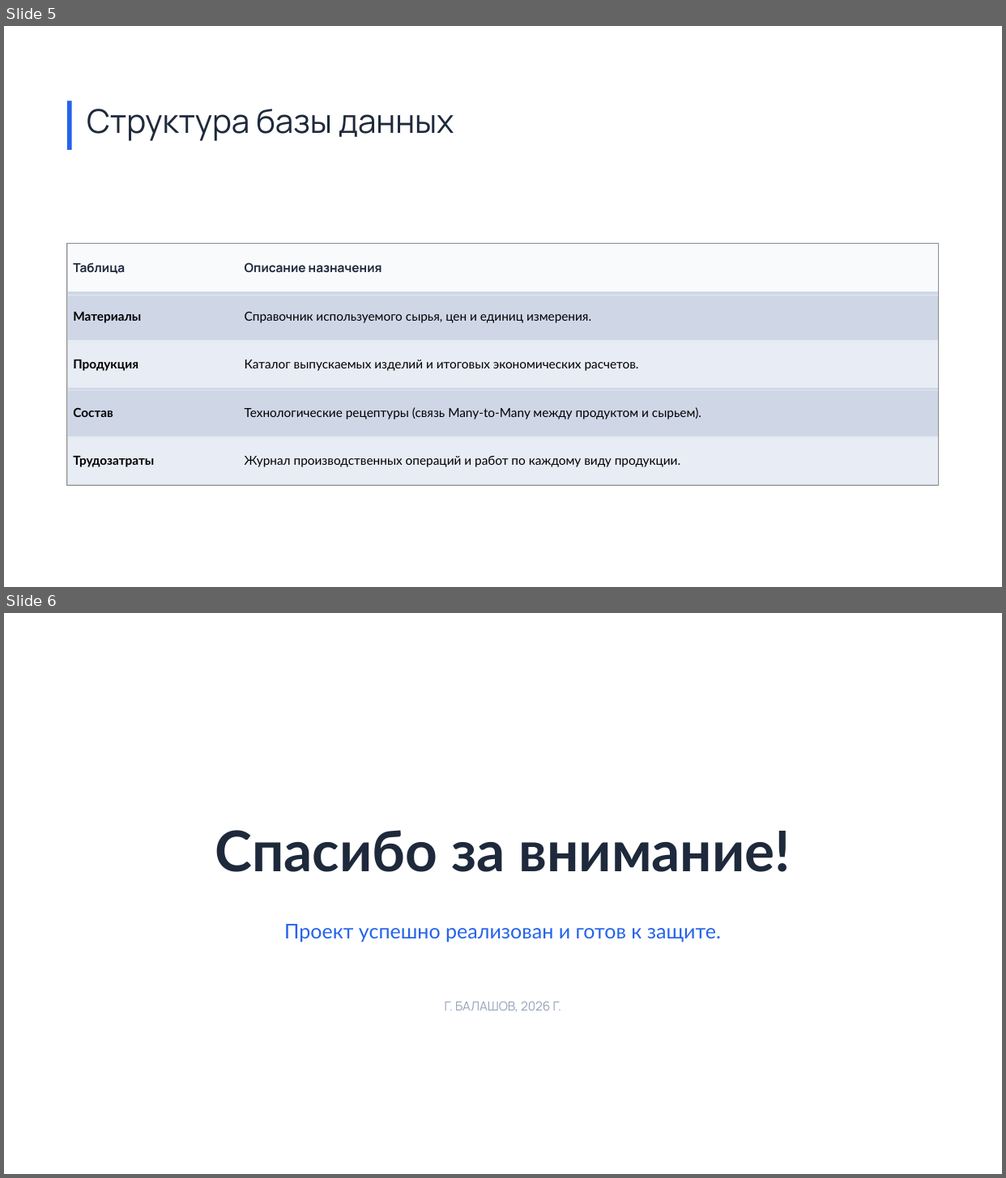
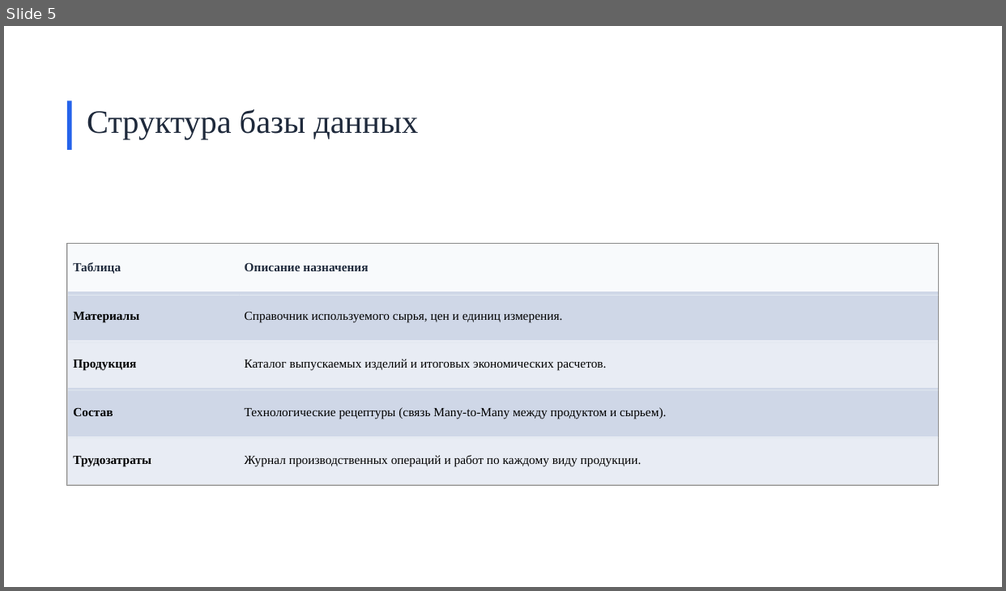
Before and after one commit to ktoto246/1, a slide deck: Презентация.pptx. Shown one above the other, each under a label of ours: slides 5 and 6 before the commit, slide 5 after it. The pictures are 1006x1178 and 1006x591 pixels, drawn with LibreOffice and Linux fonts; fonts in the diff are those of the drawing; grey boxes stand for pictures; background and template pictures are left out. Boxes give left, top, right and bottom in pixels: in the first picture for what was removed or moved away, otherwise in the second. Text is boxed around its words. In the diff, an @@ line names an element or a change of style, - is before the commit and + after.

```diff
--- a/Презентация.pptx
+++ b/Презентация.pptx
@@ slide 6 removed at [4,613,1002,1174], background picture (left out) @@
@@ text removed at [215,830,791,872] @@
-Спасибо за внимание!
@@ text removed at [284,924,721,942] @@
-Проект успешно реализован и готов к защите.
@@ text removed at [445,1002,562,1012] @@
-Г. БАЛАШОВ, 2026 Г.
@@ slide 5 changed as well @@
@@ text "Структура базы данных" at [87,109,418,140]: font Manrope to Times New Roman @@
@@ table at [68,244,938,489] @@
@@ font Manrope to Times New Roman in "Таблица", "Описание назначения" @@
@@ font Lato to Times New Roman @@
```
Also in this commit, not shown: 4 other slides changed, 1 slide added, 1 other slide removed.
